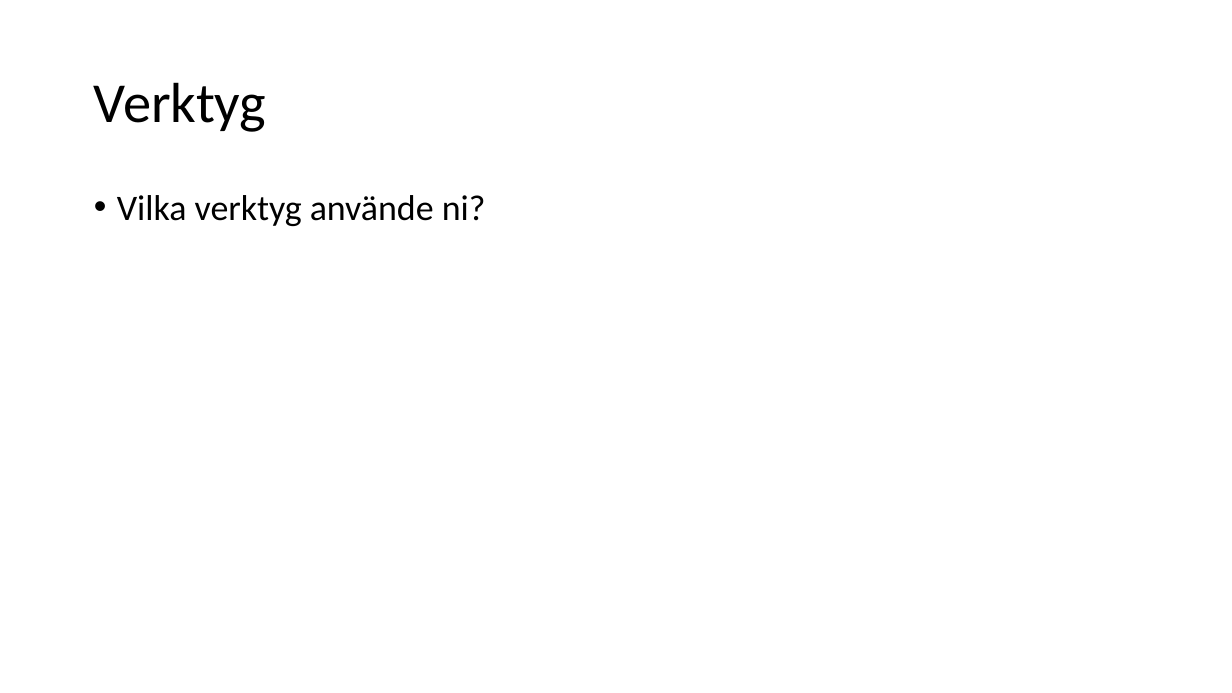
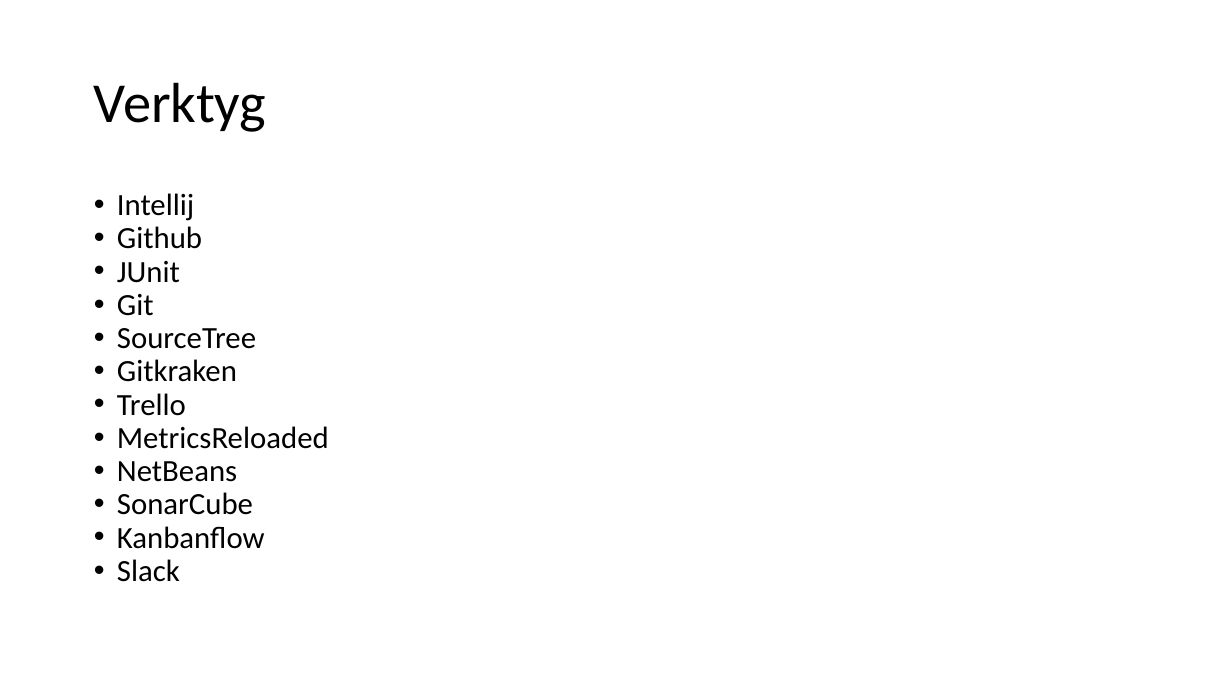
Before and after one commit to Pontussand/INTE2016Project, a slide deck: slide 2 of reports/Slutredovisning/slutredovisning_grupp2.pptx. Drawn at 1232x693 pixels with LibreOffice and Linux fonts; fonts in the diff are those of the drawing. Boxes give left, top, right and bottom in pixels: in the first picture for what was removed or moved away, otherwise in the second. Text is boxed around its words. In the diff, an @@ line names an element or a change of style, - is before the commit and + after.

Commit message:
Fyllde på slutrapporten med verktyg, påbörjad skiss över design, alltom ekvivalensklasser förutom testfall.Gjorde tabell över testfall och påbörjade klassdiagram. Tillsammans med övriga.

```diff
--- a/reports/Slutredovisning/slutredovisning_grupp2.pptx
+++ b/reports/Slutredovisning/slutredovisning_grupp2.pptx
@@ text at (x1=117, y1=193, x2=329, y2=582): text changed; size 28 to 24 pt @@
-• Vilka verktyg använde ni?
+• Intellij
+• Github
+• JUnit
+• Git
+• SourceTree
+• Gitkraken
+• Trello
+• MetricsReloaded
+• NetBeans
+• SonarCube
+• Kanbanflow
+• Slack
```
Also in this commit, not shown: 4 other slides changed, 2 slides added, 5 slides removed, 3 other files.
